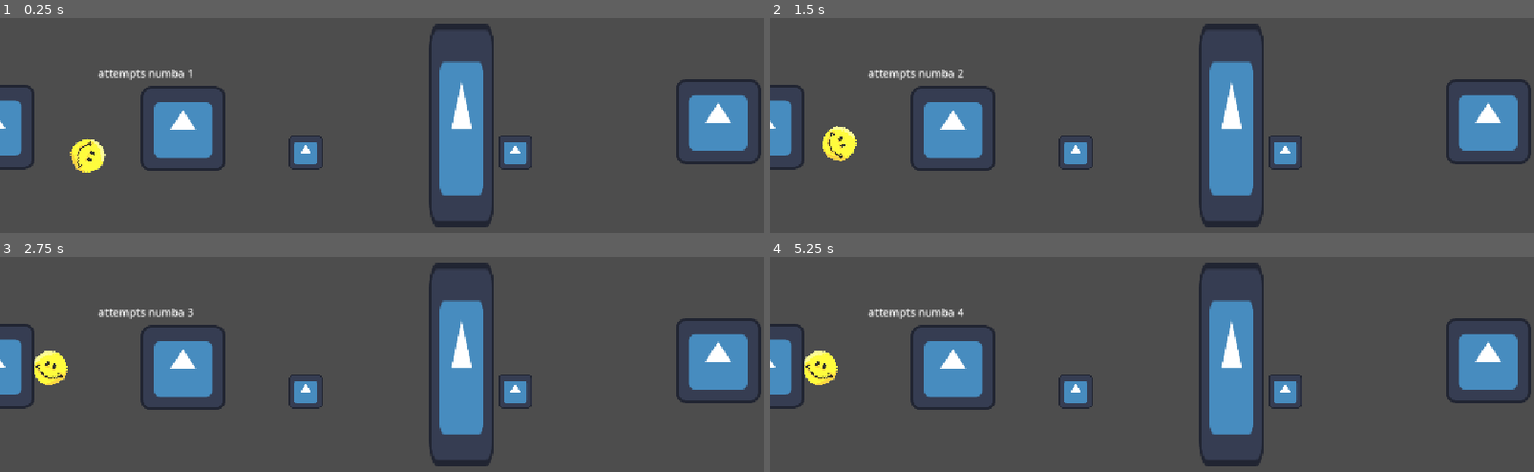
Above: before the commit, frames 1-4 (two rows, left to right).
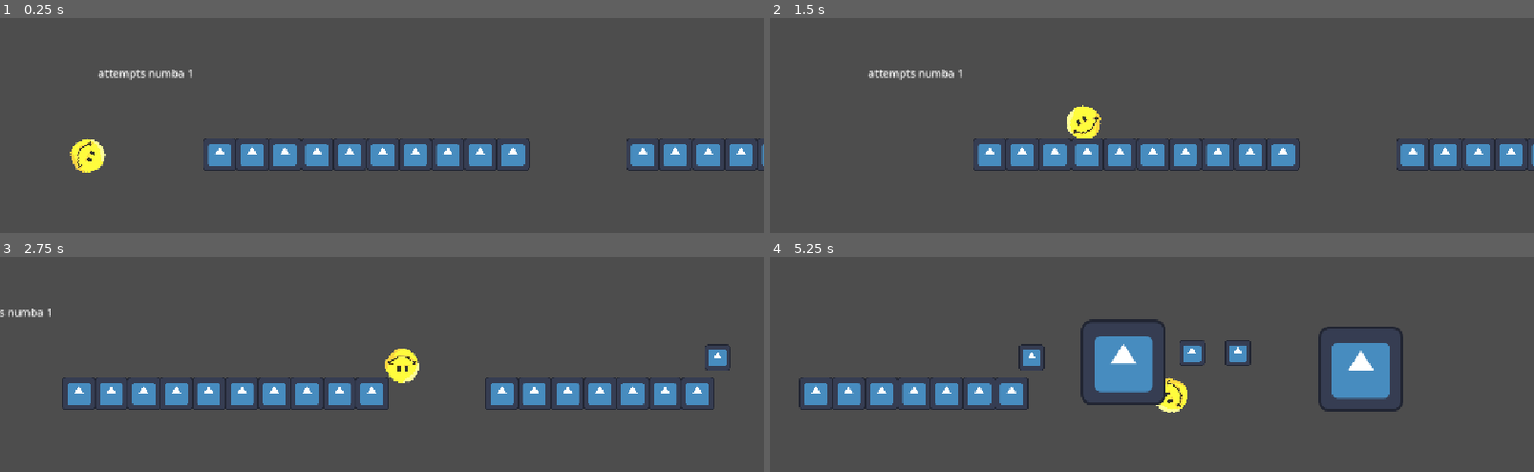
Above: after the commit, the same moments.

Repository: theEerSOYEAH/verity-dash
Game: Godot game, scene res://scenes/main.tscn
Two runs of this game, one before a commit and one after it. Both use one fixed random seed, a clock stepped at 60 frames per second and the inputs below. The engine's default icon, where the game draws it, is replaced by a stand-in: a white triangle on a blue panel in a dark square.
Inputs (mouse positions are in pixels of both pictures, inside the frame that each line leads up to):
- Up to frame 1 (0.25 s): no input
- Up to frame 2 (1.5 s): tap Enter (ui_accept) at 0.5, 0.77 s; move the mouse to (1320, 63) at 0.52 s; hold Right from 0.53 s (still down); tap Alt at 0.6 s; click (1320, 63) at 0.67 s; move the mouse to (999, 106) at 1.27 s; tap Shift at 1.35 s
- Up to frame 3 (2.75 s): tap Enter (ui_accept) at 1.52 s; move the mouse to (outside the picture) at 2.02 s; release Right at 2.03 s; hold Left from 2.03 s (still down); tap Alt at 2.1 s
- Up to frame 4 (5.25 s): move the mouse to (1113, 409) at 2.77 s; release Left at 2.78 s; hold Right 2.78-4.28 s; tap Shift at 2.85, 4.35 s; click (1113, 409) at 2.92 s; tap Enter (ui_accept) at 3.02, 3.77, 4.52 s; move the mouse to (1381, 388) at 3.52 s; tap Alt at 3.6, 5.1 s; move the mouse to (922, 259) at 4.27 s; hold Left 4.28-5.03 s; move the mouse to (1190, 323) at 5.02 s; hold Right from 5.03 s (still down); click (1190, 323) at 5.17 s

The runs differ from the first frame. In frame 1, 14% of the frame differs, in the area x 0-100%, y 2-98%; in frame 2, 15%; in frame 3, 17%; in frame 4, 20%.

Commit message:
testing level

Diff:
--- a/scenes/main.tscn
+++ b/scenes/main.tscn
@@ -8,6 +8,9 @@
 [ext_resource type="Script" uid="uid://d3ih3ycbxnn8a" path="res://scenes/attempt_counter.gd" id="6_tefeu"]
 [ext_resource type="PackedScene" uid="uid://crcsj4thgs7wp" path="res://scenes/jumppad.tscn" id="7_o6xl0"]
 [ext_resource type="PackedScene" uid="uid://pb0tad2di528" path="res://scenes/jump_orb.tscn" id="8_tipki"]
+[ext_resource type="PackedScene" uid="uid://vftyuca7frrt" path="res://scenes/roll_portal.tscn" id="10_choun"]
+[ext_resource type="PackedScene" uid="uid://c624xv3dctp8e" path="res://scenes/block.tscn" id="11_ya4ey"]
+[ext_resource type="PackedScene" uid="uid://cb2nog1pd1qej" path="res://scenes/wave_portal.tscn" id="12_eb6dy"]
 
 [sub_resource type="WorldBoundaryShape2D" id="WorldBoundaryShape2D_h621j"]
 distance = -68.0
@@ -27,6 +30,7 @@
 
 [node name="verity" parent="." unique_id=1912265165 instance=ExtResource("1_o5qli")]
 position = Vector2(-790, -66)
+scale = Vector2(1.655458, 1.655458)
 
 [node name="StaticBody2D" type="StaticBody2D" parent="." unique_id=806101187]
 
@@ -34,29 +38,12 @@
 position = Vector2(112, -67)
 shape = SubResource("WorldBoundaryShape2D_h621j")
 
-[node name="Icon" type="Sprite2D" parent="StaticBody2D" unique_id=33782864]
-position = Vector2(231, -74)
-texture = ExtResource("3_sugp2")
-
 [node name="Icon2" type="Sprite2D" parent="StaticBody2D" unique_id=1721939767]
 position = Vector2(581, -71)
 texture = ExtResource("3_sugp2")
 
 [node name="Icon3" type="Sprite2D" parent="StaticBody2D" unique_id=753630371]
 position = Vector2(939, -61)
-texture = ExtResource("3_sugp2")
-
-[node name="Icon" type="Sprite2D" parent="." unique_id=1456876738]
-position = Vector2(-864, -66)
-texture = ExtResource("3_sugp2")
-
-[node name="Icon2" type="Sprite2D" parent="." unique_id=2057111875]
-position = Vector2(-576, -63)
-texture = ExtResource("3_sugp2")
-
-[node name="Icon3" type="Sprite2D" parent="." unique_id=1014680710]
-position = Vector2(-156, -68)
-scale = Vector2(0.7599994, 2.4)
 texture = ExtResource("3_sugp2")
 
 [node name="followzone" type="Area2D" parent="." unique_id=1420533061]
@@ -68,11 +55,11 @@
 position = Vector2(-250, -321)
 shape = SubResource("RectangleShape2D_h621j")
 
-[node name="spike" parent="." unique_id=530794688 instance=ExtResource("5_tbgi4")]
-position = Vector2(-423, 1)
+[node name="spike3" parent="." unique_id=777752238 instance=ExtResource("5_tbgi4")]
+position = Vector2(2086, -31)
 
-[node name="spike2" parent="." unique_id=519102702 instance=ExtResource("5_tbgi4")]
-position = Vector2(-107, 1)
+[node name="spike4" parent="." unique_id=41994693 instance=ExtResource("5_tbgi4")]
+position = Vector2(2116, -31)
 
 [node name="attempt counter" type="Label" parent="." unique_id=330295039]
 offset_left = -704.0
@@ -94,4 +81,109 @@
 [node name="JumpOrb3" parent="." unique_id=2030022090 instance=ExtResource("8_tipki")]
 position = Vector2(423, -59)
 
+[node name="roll portal" parent="." unique_id=507980086 instance=ExtResource("10_choun")]
+position = Vector2(1212, -1)
+
+[node name="block" parent="." unique_id=311772346 instance=ExtResource("11_ya4ey")]
+position = Vector2(1757, 0)
+
+[node name="block2" parent="." unique_id=1007596748 instance=ExtResource("11_ya4ey")]
+position = Vector2(1790, 0)
+
+[node name="block3" parent="." unique_id=1809922379 instance=ExtResource("11_ya4ey")]
+position = Vector2(1823, 0)
+
+[node name="block4" parent="." unique_id=1418559489 instance=ExtResource("11_ya4ey")]
+position = Vector2(1856, 0)
+
+[node name="block5" parent="." unique_id=295689385 instance=ExtResource("11_ya4ey")]
+position = Vector2(1889, 0)
+
+[node name="block6" parent="." unique_id=1493062591 instance=ExtResource("11_ya4ey")]
+position = Vector2(1922, 0)
+
+[node name="block7" parent="." unique_id=1131480637 instance=ExtResource("11_ya4ey")]
+position = Vector2(1955, 0)
+
+[node name="block8" parent="." unique_id=902653505 instance=ExtResource("11_ya4ey")]
+position = Vector2(1988, 0)
+
+[node name="block9" parent="." unique_id=1990427785 instance=ExtResource("11_ya4ey")]
+position = Vector2(2021, 0)
+
+[node name="block10" parent="." unique_id=1818246953 instance=ExtResource("11_ya4ey")]
+position = Vector2(2054, 0)
+
+[node name="block11" parent="." unique_id=903413624 instance=ExtResource("11_ya4ey")]
+position = Vector2(2087, 0)
+
+[node name="block12" parent="." unique_id=2035360015 instance=ExtResource("11_ya4ey")]
+position = Vector2(2120, 0)
+
+[node name="block13" parent="." unique_id=1001156509 instance=ExtResource("11_ya4ey")]
+position = Vector2(2153, 0)
+
+[node name="block14" parent="." unique_id=827228043 instance=ExtResource("11_ya4ey")]
+position = Vector2(2186, 0)
+
+[node name="block15" parent="." unique_id=1005405294 instance=ExtResource("11_ya4ey")]
+position = Vector2(2219, 0)
+
+[node name="block16" parent="." unique_id=1729680412 instance=ExtResource("11_ya4ey")]
+position = Vector2(2252, 0)
+
+[node name="wave portal" parent="." unique_id=1986563813 instance=ExtResource("12_eb6dy")]
+position = Vector2(2438, 2)
+
+[node name="block17" parent="." unique_id=82580872 instance=ExtResource("11_ya4ey")]
+position = Vector2(-548, 1)
+
+[node name="block18" parent="." unique_id=1092388916 instance=ExtResource("11_ya4ey")]
+position = Vector2(-450, 1)
+
+[node name="block19" parent="." unique_id=271395710 instance=ExtResource("11_ya4ey")]
+position = Vector2(-499, 1)
+
+[node name="block20" parent="." unique_id=1753840990 instance=ExtResource("11_ya4ey")]
+position = Vector2(-352, 1)
+
+[node name="block21" parent="." unique_id=364793022 instance=ExtResource("11_ya4ey")]
+position = Vector2(-401, 1)
+
+[node name="block22" parent="." unique_id=706436549 instance=ExtResource("11_ya4ey")]
+position = Vector2(-302, 1)
+
+[node name="block23" parent="." unique_id=1969905742 instance=ExtResource("11_ya4ey")]
+position = Vector2(-204, 1)
+
+[node name="block24" parent="." unique_id=36519220 instance=ExtResource("11_ya4ey")]
+position = Vector2(-253, 1)
+
+[node name="block25" parent="." unique_id=1889912024 instance=ExtResource("11_ya4ey")]
+position = Vector2(-106, 1)
+
+[node name="block26" parent="." unique_id=574808690 instance=ExtResource("11_ya4ey")]
+position = Vector2(-155, 1)
+
+[node name="block30" parent="." unique_id=1904560276 instance=ExtResource("11_ya4ey")]
+position = Vector2(139, 1)
+
+[node name="block31" parent="." unique_id=680612372 instance=ExtResource("11_ya4ey")]
+position = Vector2(90, 1)
+
+[node name="block32" parent="." unique_id=29086705 instance=ExtResource("11_ya4ey")]
+position = Vector2(189, 1)
+
+[node name="block33" parent="." unique_id=1167930191 instance=ExtResource("11_ya4ey")]
+position = Vector2(287, 1)
+
+[node name="block34" parent="." unique_id=56659090 instance=ExtResource("11_ya4ey")]
+position = Vector2(238, 1)
+
+[node name="block35" parent="." unique_id=1470414 instance=ExtResource("11_ya4ey")]
+position = Vector2(385, 1)
+
+[node name="block36" parent="." unique_id=225456579 instance=ExtResource("11_ya4ey")]
+position = Vector2(336, 1)
+
 [connection signal="body_entered" from="followzone" to="followzone" method="_on_body_entered"]
